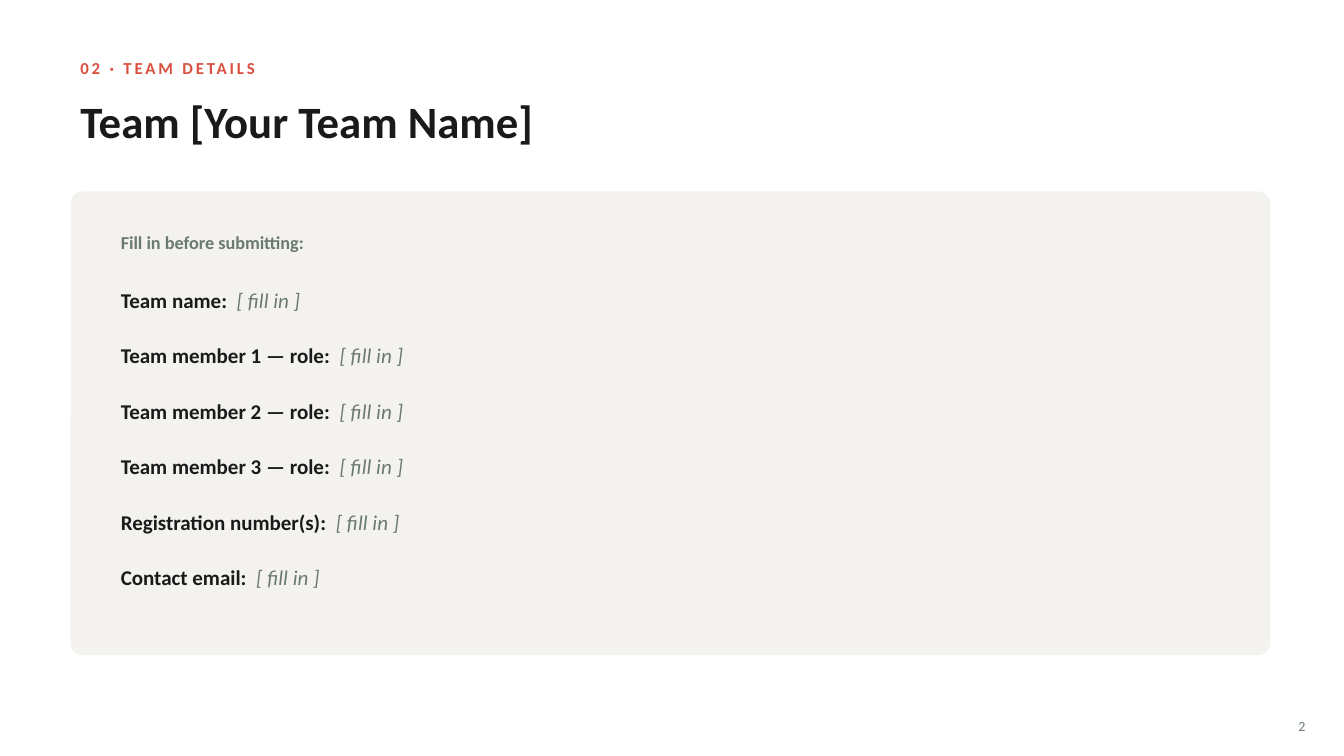
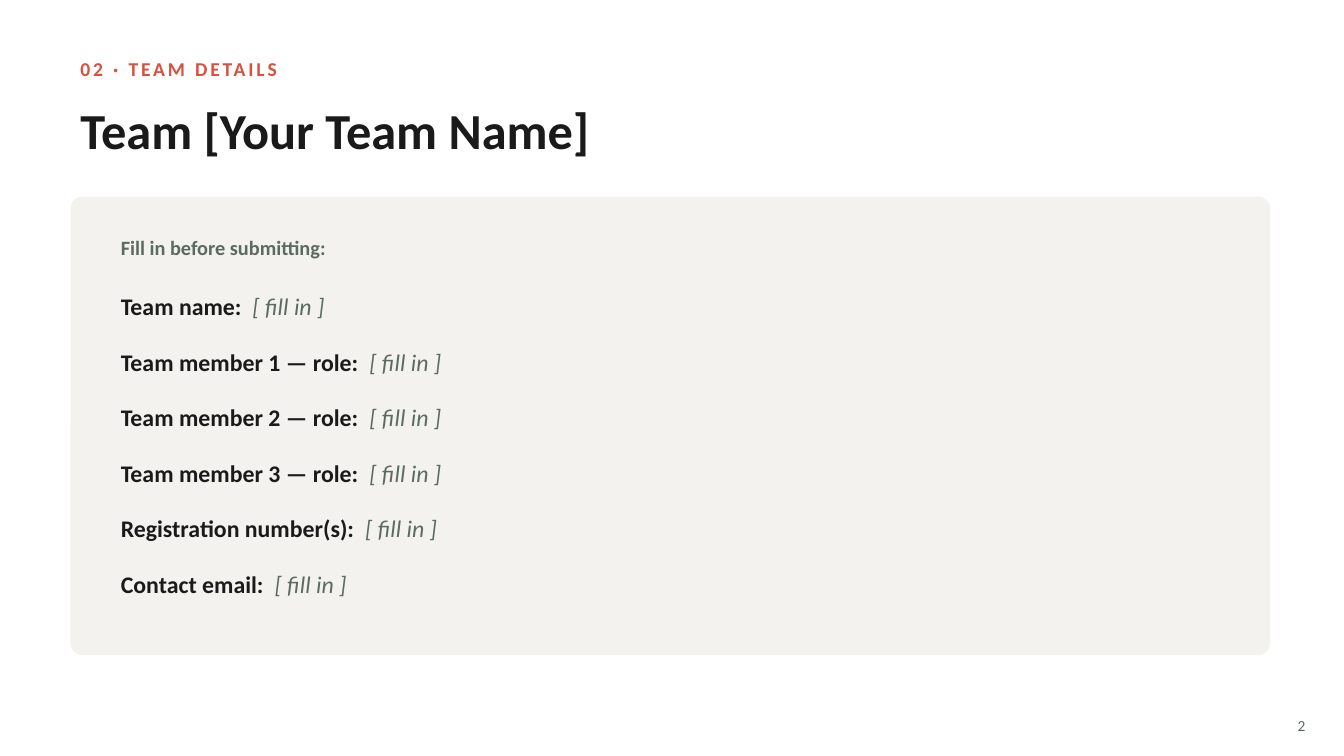
Before and after one commit to Coder1234a/ThaliMetrics, a slide deck: slide 2 of docs/ThaliMetrics_Pitch.pptx. Drawn at 1344x756 pixels with LibreOffice and Linux fonts; fonts in the diff are those of the drawing. Boxes give left, top, right and bottom in pixels: in the first picture for what was removed or moved away, otherwise in the second. Text is boxed around its words. In the diff, an @@ line names an element or a change of style, - is before the commit and + after.

```diff
--- a/docs/ThaliMetrics_Pitch.pptx
+++ b/docs/ThaliMetrics_Pitch.pptx
@@ text "02 · TEAM DETAILS" at bbox=[80, 116, 192, 150]: size 12 to 14 pt @@
@@ text "Team [Your Team Name]" at bbox=[204, 112, 590, 157]: size 32 to 36 pt @@
@@ rounded rectangle: place and size @@
-rounded rectangle at bbox=[71, 192, 1270, 655]
+rounded rectangle at bbox=[71, 197, 1270, 655]
@@ text "Fill in before submitting:" at bbox=[121, 241, 326, 259]: size 13 to 14.5 pt, text colour #6B7A70 to #5C6B62 @@
@@ size 15 to 17 pt; text colour #6B7A70 to #5C6B62 in "[ fill in ]" in 6 elements at bbox=[121, 298, 312, 318], bbox=[121, 354, 429, 374], bbox=[121, 409, 429, 429], bbox=[121, 465, 429, 485], bbox=[121, 519, 425, 541], bbox=[121, 576, 334, 596] @@
@@ text "2" at bbox=[1298, 721, 1306, 731]: size 10 to 11 pt, text colour #6B7A70 to #5C6B62 @@
```
Also in this commit, not shown: 6 other slides changed, 6 slides added, 4 slides removed, 4 other files.
